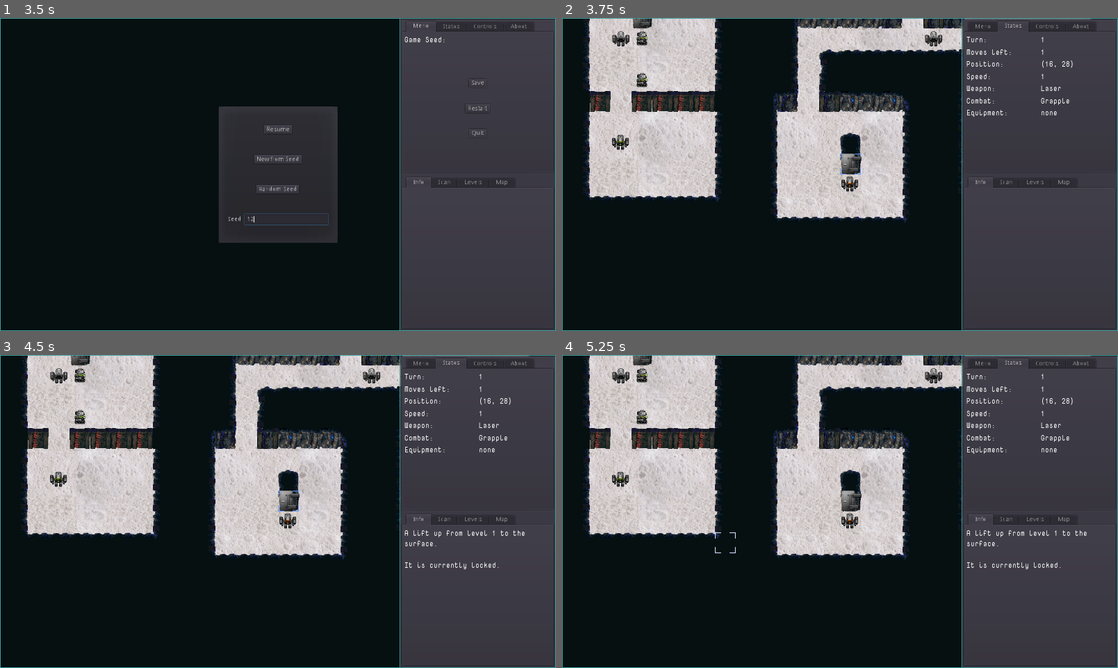
Above: before the commit, frames 1-4 (two rows, left to right).
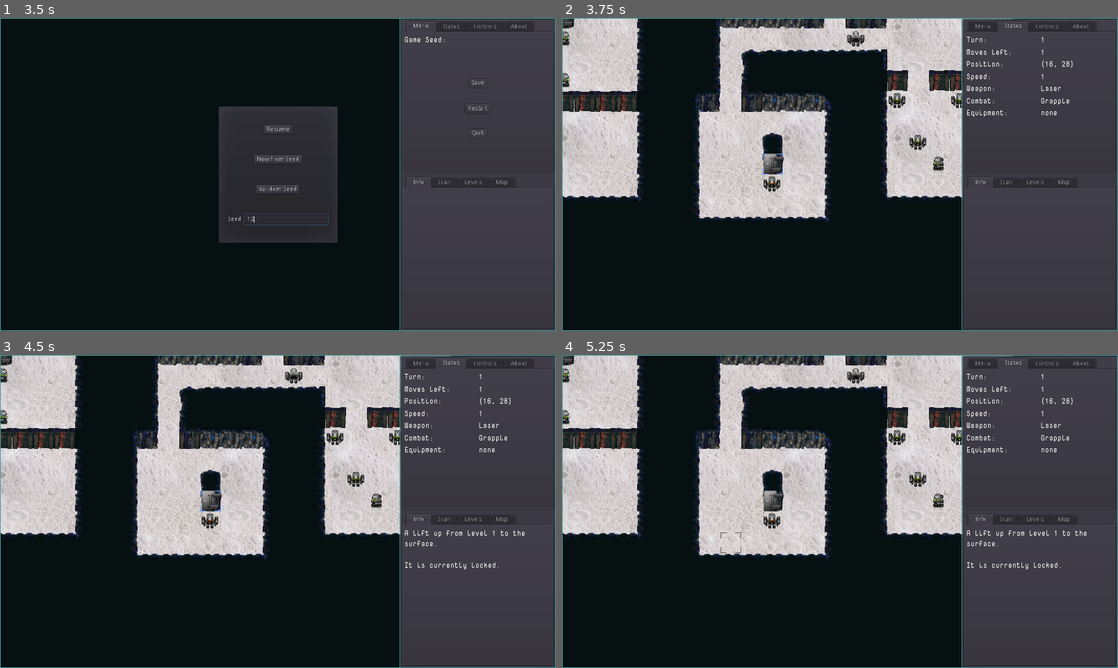
Above: after the commit, the same moments.

Repository: sarrowsmith/quasidroid
Game: Godot game, scene res://Main.tscn
Two runs of this game, one before a commit and one after it. Both use one fixed random seed, a clock stepped at 60 frames per second and the inputs below.
Inputs (mouse positions are in pixels of both pictures, inside the frame that each line leads up to):
- Up to frame 1 (3.5 s): click (289, 218) at 0.52 s; type "12" at 0.6 s; click "Restart" at 1.25 s; click "Restart" at 2 s; click "Restart" at 2.75 s
- Up to frame 2 (3.75 s): click "New from Seed" at 3.5 s
- Up to frame 3 (4.5 s): tap Enter at 4.25 s; move the mouse to (400, 495) at 4.27 s; tap R at 4.35 s; click (400, 495) at 4.42 s
- Up to frame 4 (5.25 s): tap Delete (map_reset) at 5 s; move the mouse to (728, 527) at 5.02 s; hold S from 5.03 s (still down); tap Q at 5.1 s

Frame 1 is identical in both runs. In frame 2, 30% of the frame differs, in the area x 0-96%, y 0-66%; in frame 3, 30%; in frame 4, 30%.

Commit message:
Proper centering on player, lift opening working.

Diff:
--- a/Main.gd
+++ b/Main.gd
@@ -18,7 +18,7 @@
 
 func show_dialog(dialog):
 	$World.set_visible(false)
-	view_to(half_view)
+	view_to(half_view, 0)
 	dialog.popup_centered()
 
 
@@ -45,7 +45,7 @@
 	for e in view_map:
 		if Input.is_action_pressed(e):
 			position += pan_speed * view_map[e]
-	view_to(position)
+	view_to(position, 0)
 	if turn % 2:
 		if $Player.state == Robot.DONE:
 			turn += 1
@@ -110,9 +110,9 @@
 	#$World.set_value("Level", level.map_name)
 
 
-func view_to(position):
+func view_to(position, offset=180):
 	$View.position = Vector2(
-		clamp(position.x, 0, world_size.x),
+		clamp(position.x + offset, 0, world_size.x),
 		clamp(position.y, 0, world_size.y))
 
 
--- a/World.gd
+++ b/World.gd
@@ -46,8 +46,8 @@
 	show_stats(false)
 
 
-func show_info(text):
-	info_box.text = text
+func show_info(text, append=false):
+	info_box.text = (info_box.text + "\n") if append else text
 	rogue_status_box.find_parent("*").current_tab = 0
 
 
--- a/levels/Level.gd
+++ b/levels/Level.gd
@@ -52,9 +52,7 @@
 			while up and not up.rooms:
 				depth += 1
 				up = up.parent
-			var A = "-A".to_ascii()
-			A.set(1, A[1]+depth-1)
-			map_name += A.get_string_from_ascii()
+			map_name += "-%s" % char("A".ord_at(0) + depth - 1)
 	level_seed = randi()
 
 
@@ -167,7 +165,8 @@
 		lift.unlock()
 	world.show_info("""All access points on level %s reset
 
-Downwards lifts unlocked.""" % map_name)
+Downwards lift%s unlocked.
+""" % [map_name, "s" if rooms else ""], true)
 
 
 func lift_at(location):
--- a/levels/Lift.tscn
+++ b/levels/Lift.tscn
@@ -49,7 +49,7 @@
 [sub_resource type="SpriteFrames" id=9]
 animations = [ {
 "frames": [ SubResource( 5 ), SubResource( 6 ), SubResource( 7 ), SubResource( 8 ) ],
-"loop": true,
+"loop": false,
 "name": "default",
 "speed": 5.0
 } ]
--- a/robots/Player.gd
+++ b/robots/Player.gd
@@ -123,10 +123,11 @@
 			if ap:
 				info = """An access point
 
-Resetting all the access points on a level will unlock the lifts down.
+Resetting all the access points on a level will unlock downwards lifts.
 This access point %s.
 
-You can also recharge here.""" % ("has been reset" if ap.active else "needs resetting")
+You can also recharge here.
+""" % ("has been reset" if ap.active else "is being reset" if level.cursor.location == location else "needs resetting")
 		Level.PLAYER, Level.ROGUE:
 			show_stats(true)
 			return
@@ -160,4 +161,6 @@
 		change_level(lift.to)
 	else:
 		#recharge
+		level.set_cursor(location)
+		show_info()
 		level.activate(location)
--- a/robots/Robot.gd
+++ b/robots/Robot.gd
@@ -134,7 +134,7 @@
 			move(target)
 		Level.LIFT:
 			if is_player:
-				var lift = level.lift_at(location)
+				var lift = level.lift_at(target)
 				if lift:
 					if lift.state == Lift.OPEN:
 						move(target)
